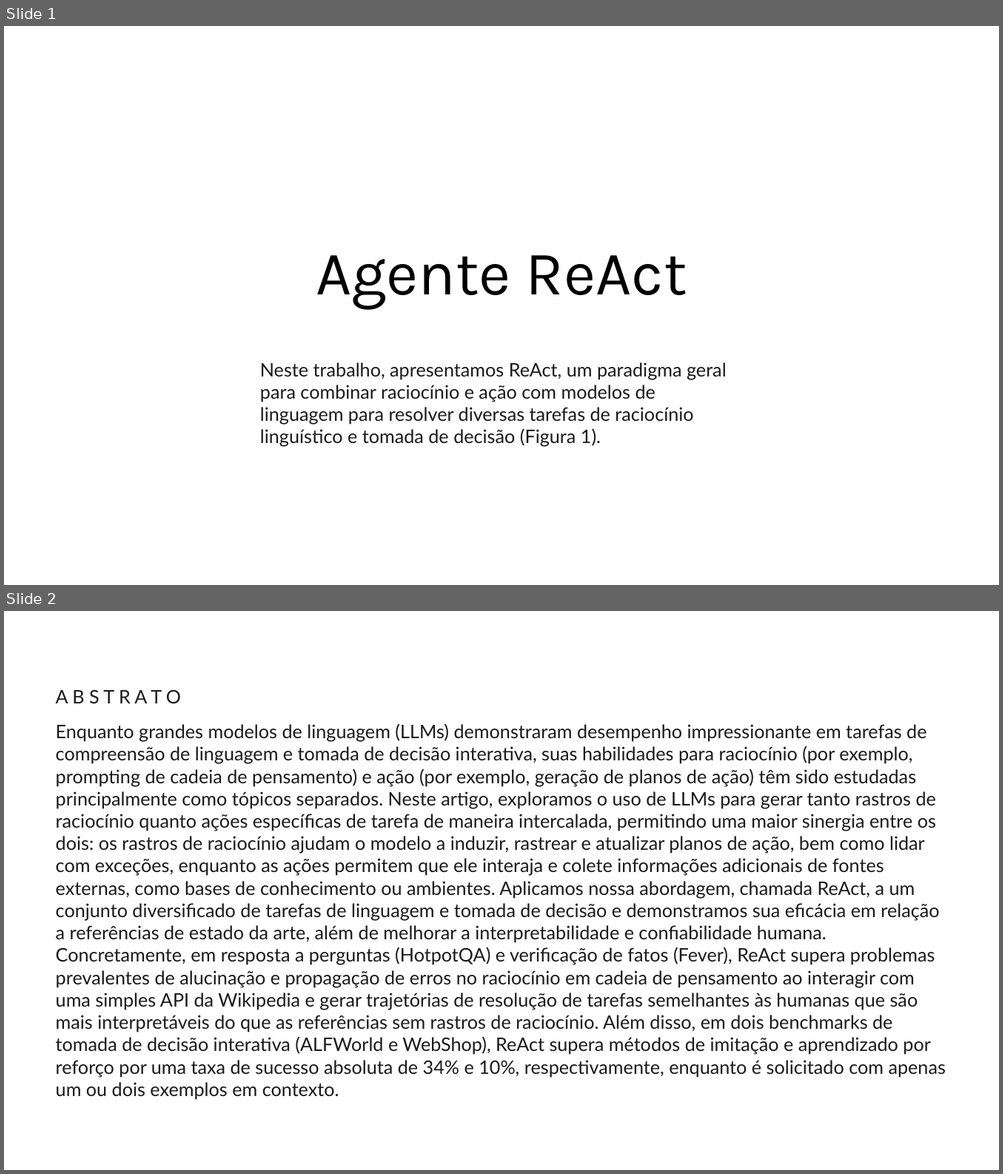
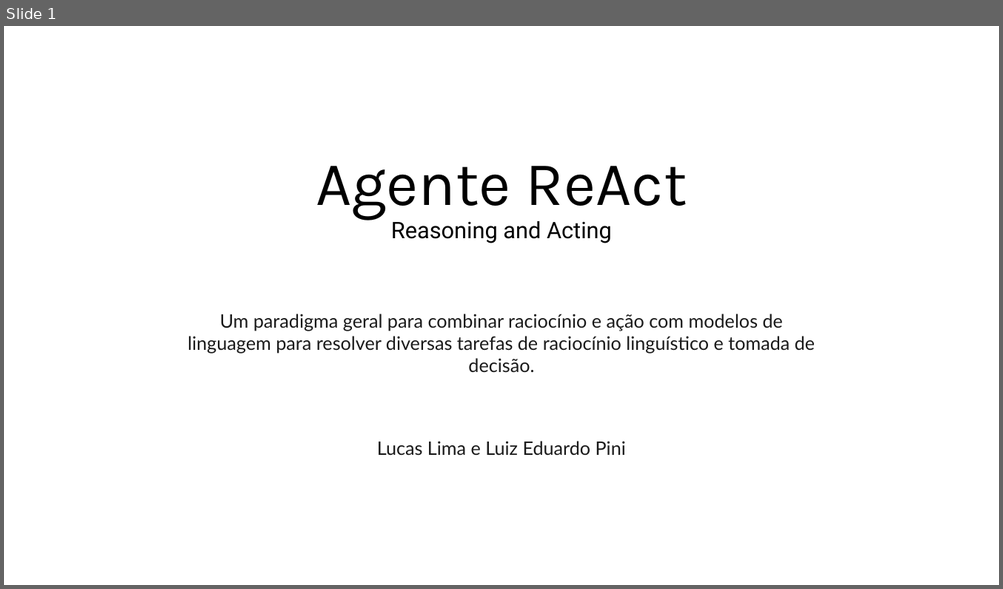
Before and after one commit to luizehp/Agente-ReAct, a slide deck: Agente ReAct.pptx. Shown one above the other, each under a label of ours: slides 1 and 2 before the commit, slide 1 after it. The pictures are 1003x1174 and 1003x589 pixels, drawn with LibreOffice and Linux fonts; fonts in the diff are those of the drawing. Boxes give left, top, right and bottom in pixels: in the first picture for what was removed or moved away, otherwise in the second. Text is boxed around its words. In the diff, an @@ line names an element or a change of style, - is before the commit and + after.

```diff
--- a/Agente ReAct.pptx
+++ b/Agente ReAct.pptx
@@ slide 2 removed at bbox=[4, 611, 999, 1170], background #FFFFFF @@
@@ text removed at bbox=[56, 689, 945, 1096] @@
-A B S T R A T O
-Enquanto grandes modelos de linguagem (LLMs) demonstraram desempenho impressionante em tarefas de compreensão de linguagem e tomada de decisão interativa, suas habilidades para raciocínio (por exemplo, prompting de cadeia de pensamento) e ação (por exemplo, geração de planos de ação) têm sido estudadas principalmente como tópicos separados. Neste artigo, exploramos o uso de LLMs para gerar tanto rastros de raciocínio quanto ações específicas de tarefa de maneira intercalada, permitindo uma maior sinergia entre os dois: os rastros de raciocínio ajudam o modelo a induzir, rastrear e atualizar planos de ação, bem como lidar com exceções, enquanto as ações permitem que ele interaja e colete informações adicionais de fontes externas, como bases de conhecimento ou ambientes. Aplicamos nossa abordagem, chamada ReAct, a um conjunto diversificado de tarefas de linguagem e tomada de decisão e demonstramos sua eficácia em relação a referências de estado da arte, além de melhorar a interpretabilidade e confiabilidade humana. Concretamente, em resposta a perguntas (HotpotQA) e verificação de fatos (Fever), ReAct supera problemas prevalentes de alucinação e propagação de erros no raciocínio em cadeia de pensamento ao interagir com uma simples API da Wikipedia e gerar trajetórias de resolução de tarefas semelhantes às humanas que são mais interpretáveis do que as referências sem rastros de raciocínio. Além disso, em dois benchmarks de tomada de decisão interativa (ALFWorld e WebShop), ReAct supera métodos de imitação e aprendizado por reforço por uma taxa de sucesso absoluta de 34% e 10%, respectivamente, enquanto é solicitado com apenas um ou dois exemplos em contexto.
@@ slide 1 changed as well @@
@@ title at bbox=[316, 166, 687, 244]: text changed; size 60 to 22 pt; font Karla to Roboto @@
-Agente ReAct
+Agente ReAct
+Reasoning and Acting
@@ text at bbox=[188, 314, 814, 354]: text changed @@
-Neste trabalho, apresentamos ReAct, um paradigma geral para combinar raciocínio e ação com modelos de linguagem para resolver diversas tarefas de raciocínio linguístico e tomada de decisão (Figura 1).
+Um paradigma geral para combinar raciocínio e ação com modelos de linguagem para resolver diversas tarefas de raciocínio linguístico e tomada de decisão.
@@ text added at bbox=[377, 441, 626, 456], 18 pt, text #1A1A1A @@
+Lucas Lima e Luiz Eduardo Pini
```
Also in this commit, not shown: 2 other slides changed, 7 slides added, 5 other slides removed.
